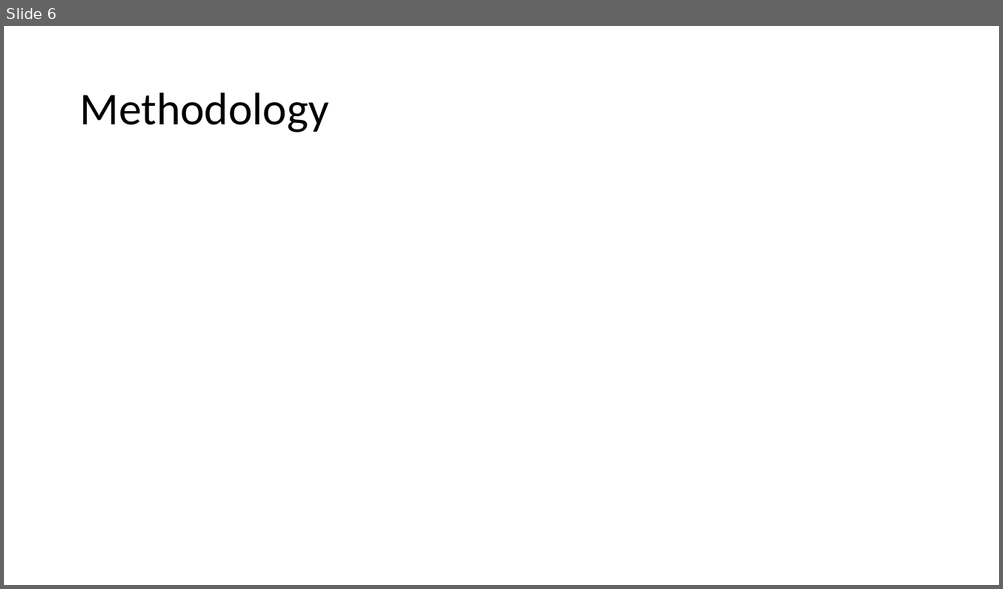
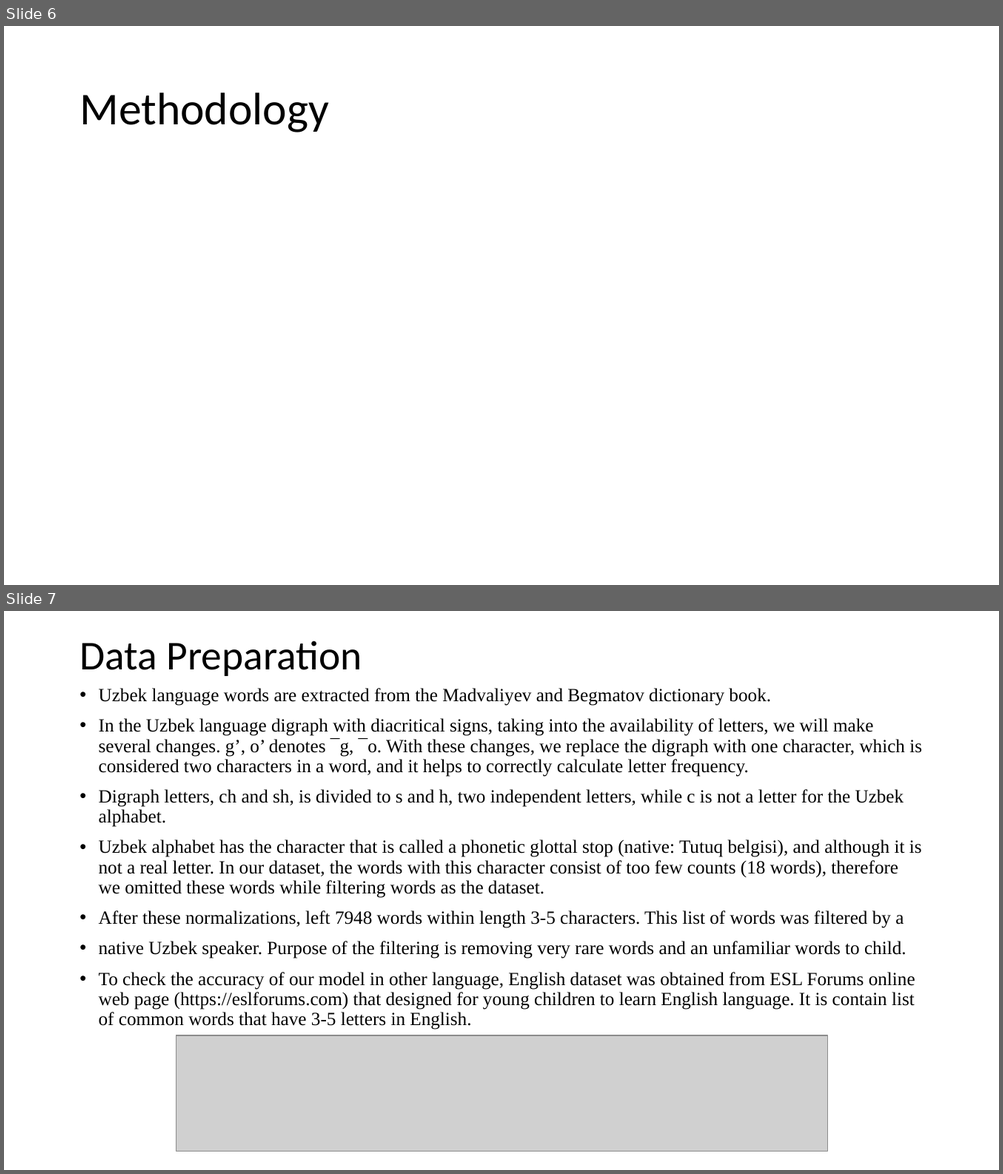
Before and after one commit to UlugbekSalaev/MatchingLetterGame, a slide deck: Presentation.pptx. Shown one above the other, each under a label of ours: slide 6 before the commit, slides 6 and 7 after it. The pictures are 1003x589 and 1003x1174 pixels, drawn with LibreOffice and Linux fonts; fonts in the diff are those of the drawing; grey boxes stand for pictures. Boxes give left, top, right and bottom in pixels: in the first picture for what was removed or moved away, otherwise in the second. Text is boxed around its words. In the diff, an @@ line names an element or a change of style, - is before the commit and + after.

```diff
--- a/Presentation.pptx
+++ b/Presentation.pptx
@@ slide 7 added at (4, 611, 999, 1170), background #FFFFFF @@
@@ title added at (79, 641, 362, 676), 39.6 pt, text #000000 @@
+Data Preparation
@@ text added at (99, 688, 922, 1030), 18 pt, text #000000 @@
+• Uzbek language words are extracted from the Madvaliyev and Begmatov dictionary book.
+• In the Uzbek language digraph with diacritical signs, taking into the availability of letters, we will make several changes. g’, o’ denotes ¯g, ¯o. With these changes, we replace the digraph with one character, which is considered two characters in a word, and it helps to correctly calculate letter frequency.
+• Digraph letters, ch and sh, is divided to s and h, two independent letters, while c is not a letter for the Uzbek alphabet.
+• Uzbek alphabet has the character that is called a phonetic glottal stop (native: Tutuq belgisi), and although it is not a real letter. In our dataset, the words with this character consist of too few counts (18 words), therefore we omitted these words while filtering words as the dataset.
+• After these normalizations, left 7948 words within length 3-5 characters. This list of words was filtered by a
+• native Uzbek speaker. Purpose of the filtering is removing very rare words and an unfamiliar words to child.
+• To check the accuracy of our model in other language, English dataset was obtained from ESL Forums online web page (https://eslforums.com) that designed for young children to learn English language. It is contain list of common words that have 3-5 letters in English.
@@ picture added at (176, 1036, 828, 1151) @@
```
Also in this commit, not shown: 5 slides changed, 5 other slides added, 3 slides removed, 4 other files.
